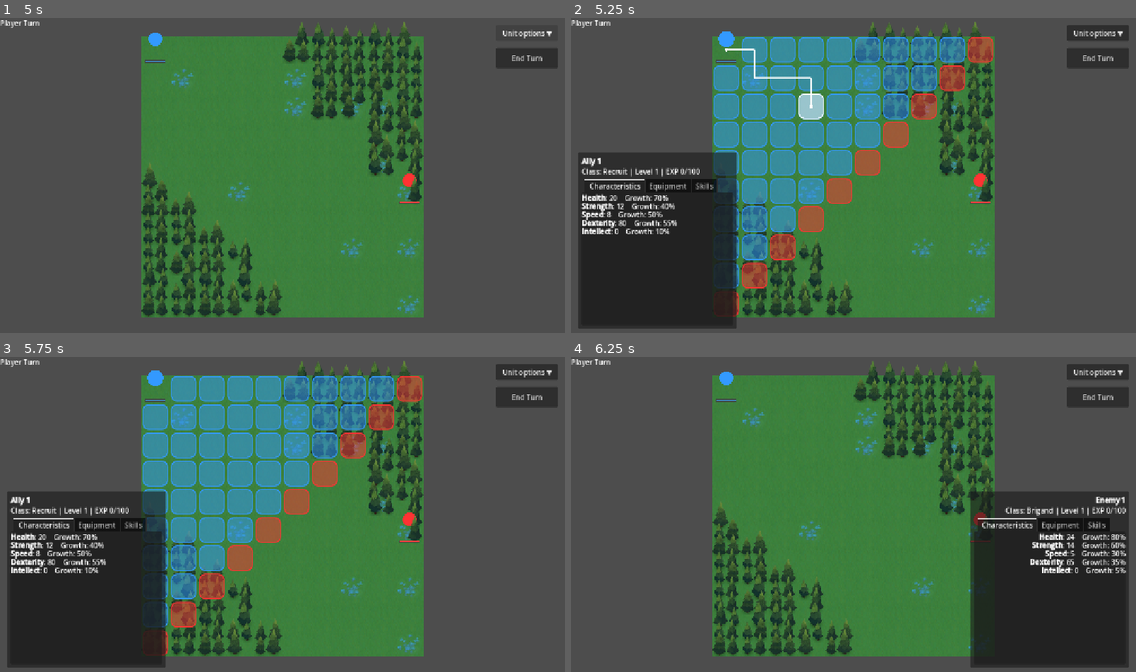
Above: before the commit, frames 1-4 (two rows, left to right).
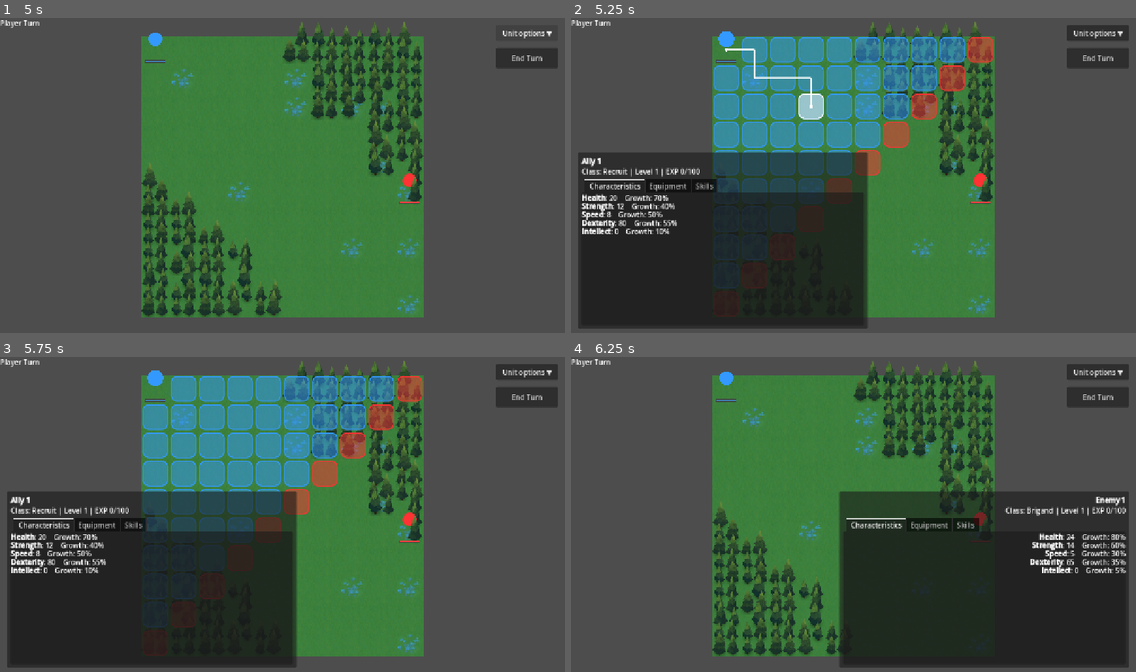
Above: after the commit, the same moments.

Repository: Baptisteberard/srpg
Game: Godot game, scene res://main.tscn
Same seed, same stepped clock (60 frames per second), same inputs: the game is played once before the commit and once after it.
Inputs (mouse positions are in pixels of both pictures, inside the frame that each line leads up to):
- Up to frame 1 (5 s): click "Map 1" at 0.5 s; click "End Turn" at 1.25 s; click "End Turn" at 2 s; click "End Turn" at 2.75 s; click "Unit options ▼" at 3.5 s; click "Unit options ▲" at 4.25 s
- Up to frame 2 (5.25 s): drag from (729, 49) to (977, 191) at 5.02 s
- Up to frame 3 (5.75 s): no input
- Up to frame 4 (6.25 s): drag from (977, 530) to (729, 388) at 5.77 s

Frame 1 is identical in both runs. In frame 2, 13% of the frame differs, in the area x 28-53%, y 42-99%; in frame 3, 13%; in frame 4, 14%, in the area x 47-97%, y 42-99%.

Commit message:
feat: display hit and critical formulas

Diff:
--- a/tests/run_tests.gd
+++ b/tests/run_tests.gd
@@ -116,8 +116,24 @@
 			and not characteristics_label.text.contains("Damage") \
 			and equipment_label.text.contains(focused_unit.equipped_weapon.display_name) \
 			and equipment_label.text.contains(focused_unit.equipped_armor.display_name) \
-			and not skills_label.text.is_empty()
+			and skills_label.text.contains("Hit Formula") \
+			and skills_label.text.contains("Crit Formula") \
+			and skills_label.text.contains("Hit = clamp(Base Hit") \
+			and skills_label.text.contains("Target Evasion, 0, 100)")
 	_expect(unit_tabs_work, "%s shows one unit window with three information tabs" % scene_path)
+	var target_odds_work := false
+	if manager != null and hud != null and skills_label != null \
+	and not manager.player_units.is_empty() and not manager.enemy_units.is_empty():
+		var odds_attacker: Unit = manager.player_units[0]
+		var odds_defender: Unit = manager.enemy_units[0]
+		hud.focus_unit(odds_attacker)
+		hud.show_combat_preview(odds_attacker, odds_defender, odds_attacker.cell)
+		target_odds_work = skills_label.text.contains("Against %s" % odds_defender.get_display_name()) \
+			and skills_label.text.contains("Hit: %d%%" % odds_attacker.get_hit_chance_against(odds_defender)) \
+			and skills_label.text.contains("Crit: %d%%" % odds_attacker.get_critical_chance_against(odds_defender)) \
+			and skills_label.text.contains("Target Evasion: %d" % odds_defender.get_evasion())
+		hud.clear_combat_preview()
+	_expect(target_odds_work, "%s displays final Hit and Crit chances against the previewed target" % scene_path)
 	if scene_path == "res://game.tscn" and manager != null and board != null:
 		var forest_cell := Vector2i(9999, 9999)
 		var open_cell := Vector2i(9999, 9999)
--- a/ui/battle_hud.gd
+++ b/ui/battle_hud.gd
@@ -639,6 +639,29 @@
 	var attack_name := "Unarmed Attack"
 	if unit.equipped_weapon != null:
 		attack_name = "%s Attack" % str(unit.equipped_weapon.weapon_type)
+	var dexterity_crit: int = unit.dexterity / 4
+	var formulas := "[b]Hit Formula[/b]\nHit = clamp(Base Hit %d + Dexterity %d + Flat Hit %d - Target Evasion, 0, 100)\n[b]Crit Formula[/b]\nCrit = clamp(Base Crit %d + floor(Dexterity %d / 4) + Flat Crit %d - Target Evasion, 0, 100)\nDexterity Crit contribution: %d" % [
+		unit.get_weapon_base_hit(),
+		unit.dexterity,
+		unit.flat_hit_modifier,
+		unit.get_weapon_base_crit(),
+		unit.dexterity,
+		unit.flat_crit_modifier,
+		dexterity_crit,
+	]
+	var target: Unit = null
+	if preview_attacker == unit and preview_defender != null and is_instance_valid(preview_defender):
+		target = preview_defender
+	elif preview_defender == unit and preview_attacker != null and is_instance_valid(preview_attacker):
+		target = preview_attacker
+	var target_result := ""
+	if target != null and target.is_alive():
+		target_result = "\n[b]Against %s[/b]\nHit: %d%% | Crit: %d%% | Target Evasion: %d" % [
+			target.get_display_name(),
+			unit.get_hit_chance_against(target),
+			unit.get_critical_chance_against(target),
+			target.get_evasion(),
+		]
 	var active_lines: Array[String] = []
 	for skill in unit.active_skills:
 		if skill != null and skill.is_healing_skill():
@@ -647,13 +670,13 @@
 				unit.get_healing_amount(skill),
 			])
 	var active_text := "None" if active_lines.is_empty() else "\n".join(active_lines)
-	return "[b]Weapon Attack[/b]\n%s\nPhysical Power: %d (Strength %d + Weapon %d)\nAccuracy: %d | Base Crit: %d%%\n\n[b]Active Skills[/b]\n%s\n\n[b]Passive Skills[/b]\nNone" % [
+	return "[b]Weapon Attack[/b]\n%s\nPhysical Power: %d (Strength %d + Weapon %d)\n\n%s%s\n\n[b]Active Skills[/b]\n%s\n\n[b]Passive Skills[/b]\nNone" % [
 		attack_name,
 		unit.get_physical_damage(),
 		unit.strength,
 		unit.get_weapon_damage(),
-		unit.get_accuracy(),
-		unit.get_weapon_base_crit(),
+		formulas,
+		target_result,
 		active_text,
 	]
 
Not shown, changed: GDD/IMPLEMENTATION_STATUS.md
